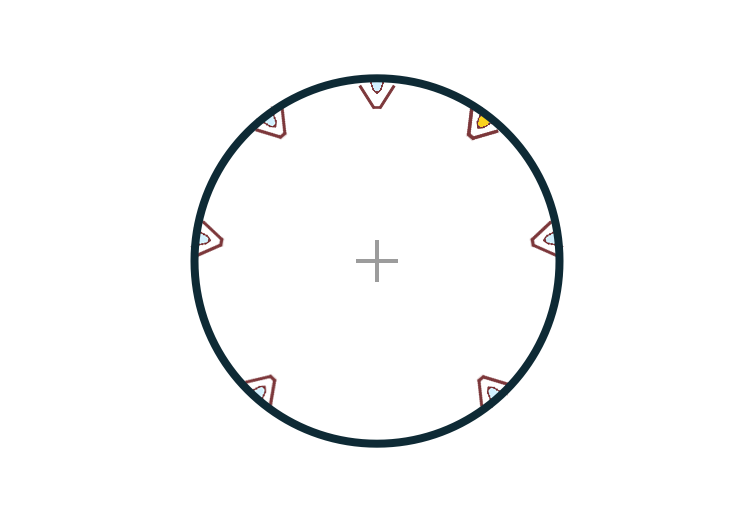
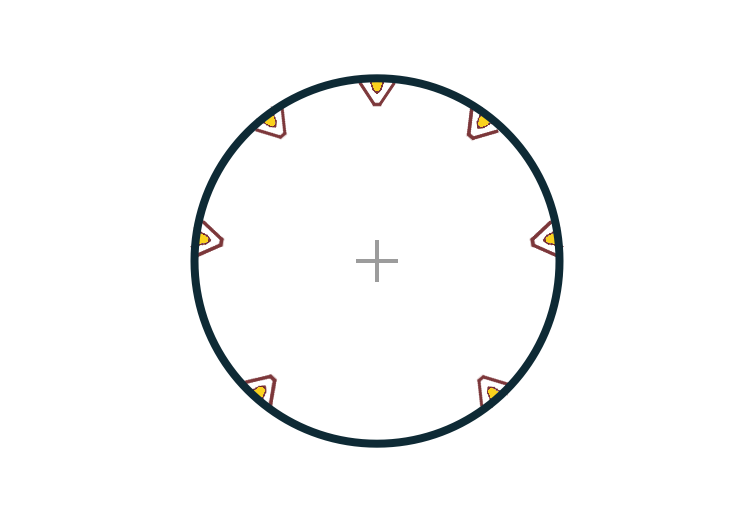
Layers edited between the first and the second (754, 522) image:
hid group "movable" (3 layers) over (x1=358, y1=84, x2=396, y2=110)
added layer "chevron 2 locked" above "chevron 2" over (x1=529, y1=219, x2=564, y2=257)
added layer "chevron 3 locked" above "chevron 3" over (x1=488, y1=388, x2=498, y2=398)
added layer "chevron 4 locked" above "chevron 4" over (x1=244, y1=374, x2=278, y2=406)
added layer "chevron 5 locked" above "chevron 5" over (x1=190, y1=82, x2=382, y2=258)
showed "chevron 7" over (x1=358, y1=82, x2=396, y2=107)
